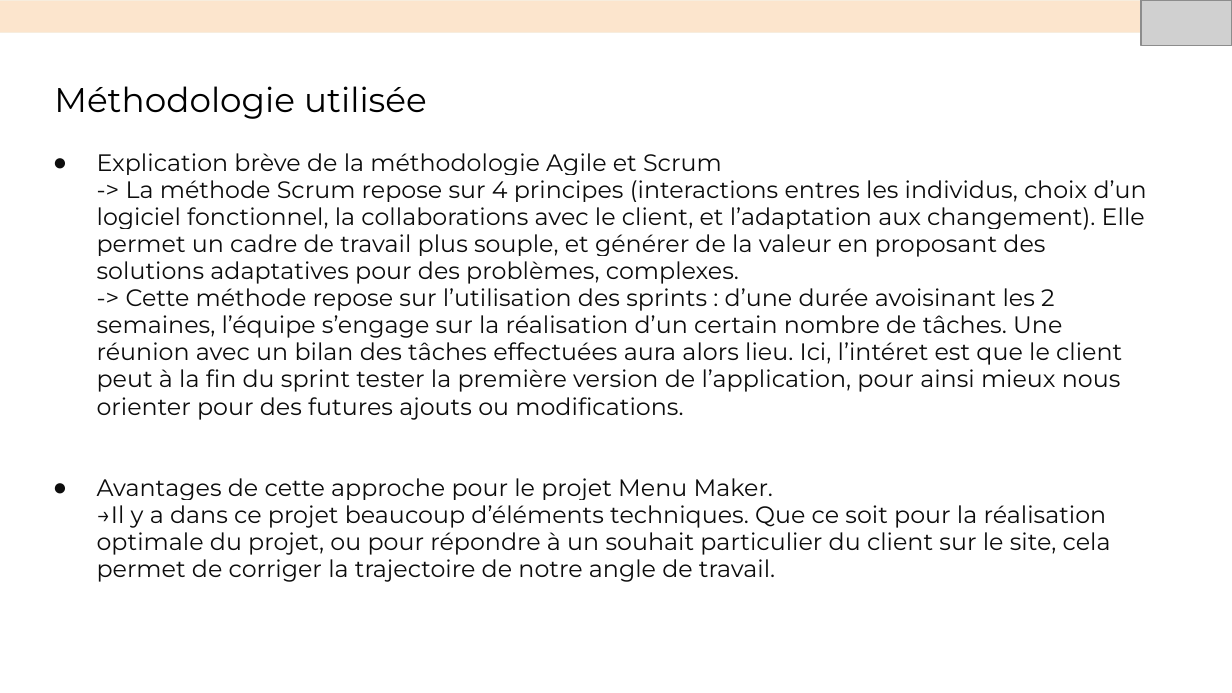
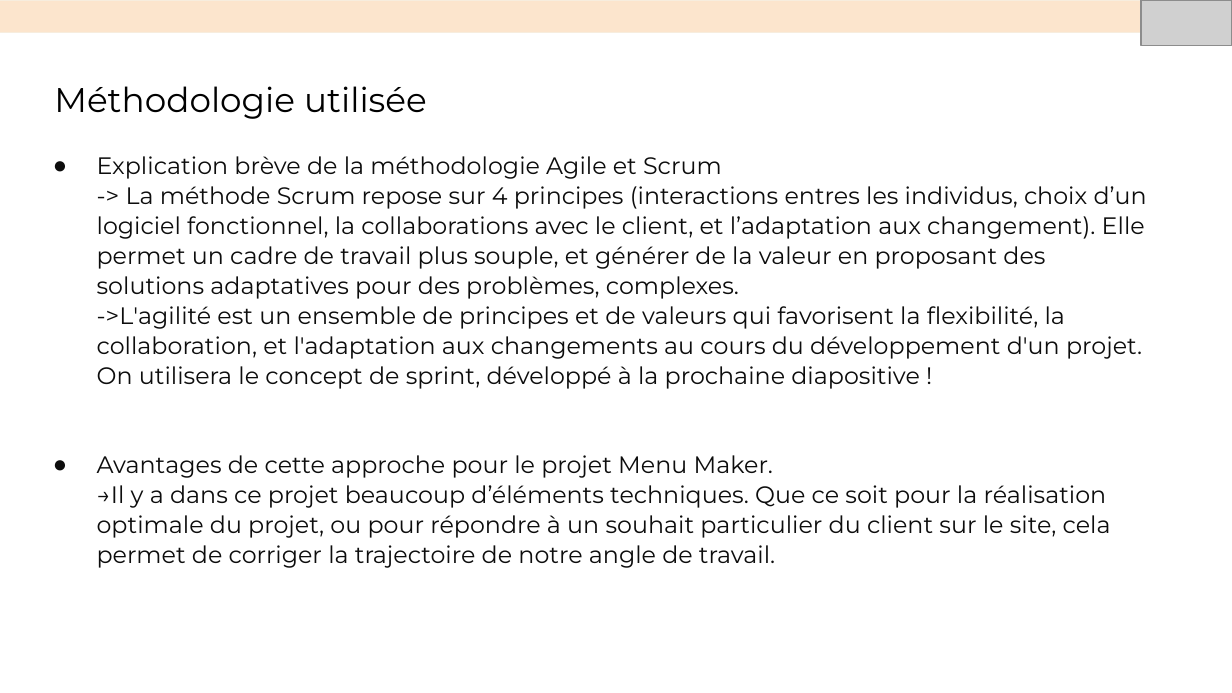
Before and after one commit to Nasus-Stackman/Projet7, a slide deck: slide 7 of Présentation.odp. Drawn at 1232x693 pixels with LibreOffice and Linux fonts; fonts in the diff are those of the drawing; grey boxes stand for pictures. Boxes give left, top, right and bottom in pixels: in the first picture for what was removed or moved away, otherwise in the second. Text is boxed around its words. In the diff, an @@ line names an element or a change of style, - is before the commit and + after.

```diff
--- a/Présentation.odp
+++ b/Présentation.odp
@@ text at <box>97,156,1147,568</box>: line spacing 0.95 to 1.05 @@
@@ text at <box>97,306,1142,389</box>: text changed @@
--> Cette méthode repose sur l’utilisation des sprints : d’une durée avoisinant les 2 semaines, l’équipe s’engage sur la réalisation d’un certain nombre de tâches. Une réunion avec un bilan des tâches effectuées aura alors lieu. Ici, l’intéret est que le client peut à la fin du sprint tester la première version de l’application, pour ainsi mieux nous orienter pour des futures ajouts ou modifications.
+->L'agilité est un ensemble de principes et de valeurs qui favorisent la flexibilité, la collaboration, et l'adaptation aux changements au cours du développement d'un projet.
+On utilisera le concept de sprint, développé à la prochaine diapositive !
```
Also in this commit, not shown: 7 other slides changed, 7 slides added, 2 slides removed, 3 other files.
